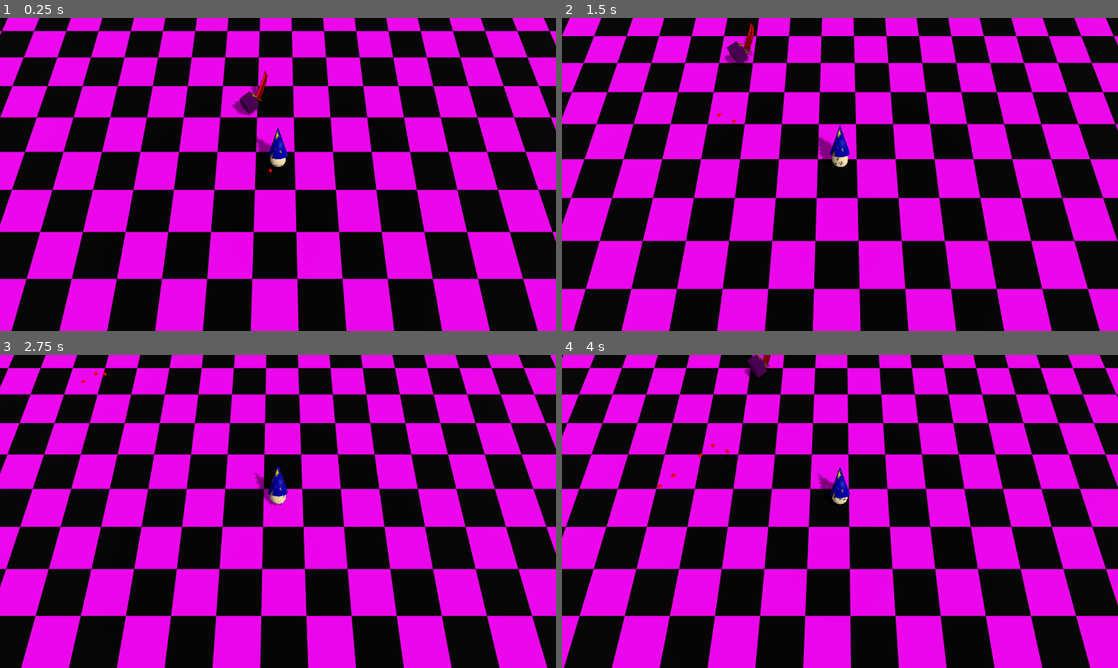
Above: before the commit, frames 1-4 (two rows, left to right).
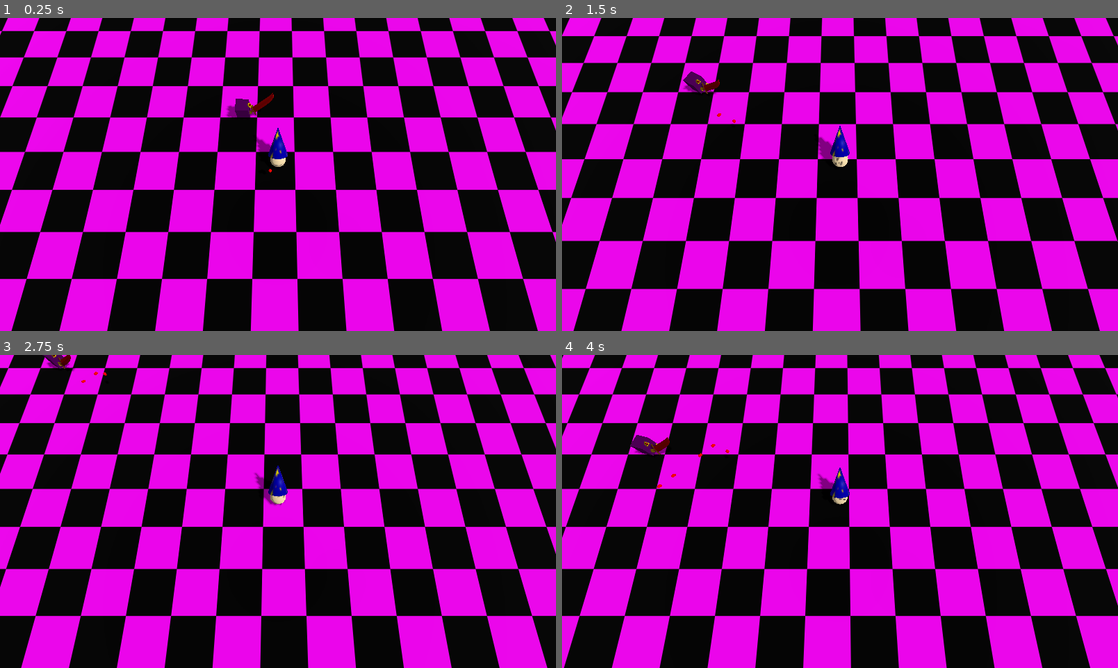
Above: after the commit, the same moments.

Repository: luce-ventress/no-mercy-bgj-2025
Game: Godot game, scene res://Maps/Level1.tscn
The game is run twice, just before and just after one commit, with the same random seed, the same clock (stepped at 60 frames per second) and the same inputs.
Inputs:
- Up to frame 1 (0.25 s): no input
- Up to frame 2 (1.5 s): tap Enter at 0.5 s; hold D (player_right) 0.53-1.28 s; tap Space at 0.77 s; hold S (player_backward) from 1.28 s (still down)
- Up to frame 3 (2.75 s): tap Space at 1.52 s; release S (player_backward) at 2.03 s; hold D (player_right) from 2.03 s (still down)
- Up to frame 4 (4 s): release D (player_right) at 2.78 s; hold W (player_forward) 2.78-3.53 s; tap Space at 3.02, 3.77 s; hold A (player_left) from 3.53 s (still down)

The runs differ from the first frame. In frame 1, 0.5% of the frame differs, in the area x 40-50%, y 16-32%; in frame 2, 0.6%, in the area x 21-35%, y 1-25%; in frame 3, 0.2%; in frame 4, 0.5%.

Commit message:
basic enemy rotation

Diff:
--- a/Scripts/Enemies/EnemyMovement.gd
+++ b/Scripts/Enemies/EnemyMovement.gd
@@ -1,14 +1,35 @@
 extends Node
 
+@export var speed = 50
+@export var rotationSpeed = 3
 @export var fall_acceleration = 96
 
 @onready var characterBody = owner as CharacterBody3D
-@onready var PlayerPawn = %PlayerPawnInstance
+@onready var PlayerPawn = owner.get_node("%PlayerPawnInstance") as Node3D
 
 func _physics_process(delta: float) -> void:
-	var desiredVelocity: Vector3 = Vector3(delta, 0, delta)*100
+
+	var toPlayerDir = characterBody.position.direction_to(PlayerPawn.position).normalized()
+	toPlayerDir.y = 0
+
+	var desiredVelocity: Vector3 = toPlayerDir * speed * delta
+	var myForward: Vector3 = (-characterBody.get_global_transform().basis.x).normalized()
+	myForward.y = 0
+	var toPlayerAngle: float = myForward.angle_to(toPlayerDir)
+
+	var myLeft: Vector3 = (characterBody.get_global_transform().basis.z).normalized()
+	var toPlayerDot: float = sign(myLeft.dot(toPlayerDir))
+
+	var currentRotationStep: float = rotationSpeed * delta
+	var trueAngle: float = minf(currentRotationStep, toPlayerAngle)
+	#print(rad_to_deg(toPlayerAngle * (toPlayerDot)))
+
+	print(rad_to_deg(currentRotationStep), " ", rad_to_deg(toPlayerAngle))
+
 	if not characterBody.is_on_floor():
 		desiredVelocity.y = desiredVelocity.y - (fall_acceleration * delta)
 
-	characterBody.set_velocity(desiredVelocity)
+	#characterBody.set_velocity(desiredVelocity)
+	#characterBody.rotate_y(toPlayerDir.angle_to(characterBody.transform.basis) * delta * 10)
+	characterBody.rotate_y(trueAngle * toPlayerDot)
 	characterBody.move_and_slide()
--- a/project.godot
+++ b/project.godot
@@ -17,9 +17,8 @@
 
 [display]
 
-window/size/viewport_width=1600
-window/size/viewport_height=900
-window/size/mode=2
+window/size/viewport_width=800
+window/size/viewport_height=450
 
 [input]
 
